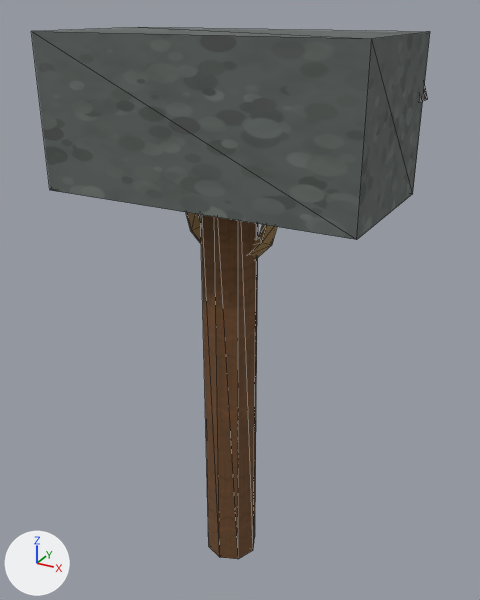
Before and after pictures for a commit that changed the OBJ model Assets/ProjectOEN/ProductionArt/Meshes/props_tools/pr-017_tool_hammer_mallet__worn.obj.
Both versions are drawn from a 50 mm lens placed at (0.479, -0.839, 0.919), pointed at (0.004, 0.024, 0.488). Arrows for +X, +Y and +Z are at lower left; the lights stay in place. The older version comes first. Mesh edges are drawn as thin lines. Where no turn or scale is listed for an object, it has been applied to the vertices. Vertices at exactly the same position are counted once.

The older version as bpy lines, for what is in view:
```python
me_pr_017_tool_hammer_mallet__worn = bpy.data.meshes.new('pr-017_tool_hammer_mallet__worn')
me_pr_017_tool_hammer_mallet__worn.from_pydata(...)  # 82 vertices, 152 faces; spans x -0.24..0.242, y -0.12..0.138, z 0.0..0.89
# faces by material slot: [32, 12, 96, 12]
me_pr_017_tool_hammer_mallet__worn.materials.append(mat_wood)  # picture img_wood_albedo_png
me_pr_017_tool_hammer_mallet__worn.materials.append(mat_stone)  # picture img_stone_albedo_png
me_pr_017_tool_hammer_mallet__worn.materials.append(mat_rope)  # picture img_rope_albedo_png
me_pr_017_tool_hammer_mallet__worn.materials.append(mat_char)  # picture img_char_albedo_png
ob_pr_017_tool_hammer_mallet__worn = bpy.data.objects.new('pr-017_tool_hammer_mallet__worn', me_pr_017_tool_hammer_mallet__worn)
ob_pr_017_tool_hammer_mallet__worn.location = (0.0, 0.0, 0.0)
```
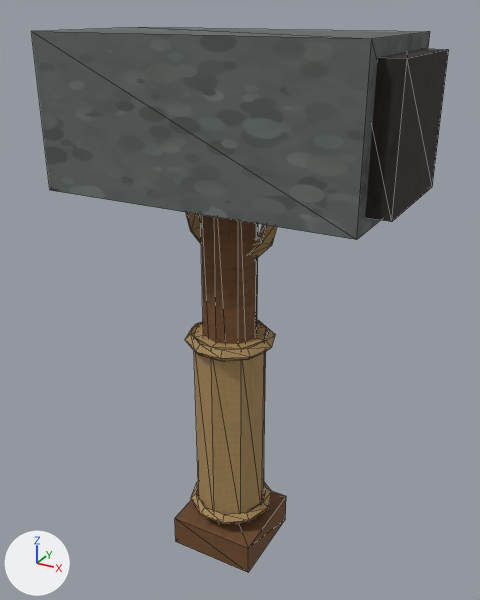
Diff of the bpy script that builds the scene:
```diff
--- a/Assets/ProjectOEN/ProductionArt/Meshes/props_tools/pr-017_tool_hammer_mallet__worn.obj.py
+++ b/Assets/ProjectOEN/ProductionArt/Meshes/props_tools/pr-017_tool_hammer_mallet__worn.obj.py
@@ me_pr_017_tool_hammer_mallet__worn @@
 # used by ob_pr_017_tool_hammer_mallet__worn; location = (0.0, 0.0, 0.0)
-me_pr_017_tool_hammer_mallet__worn.from_pydata(...)  # 82 vertices, 152 faces; spans x -0.24..0.242, y -0.12..0.138, z 0.0..0.89
+me_pr_017_tool_hammer_mallet__worn.from_pydata(...)  # 196 vertices, 368 faces; spans x -0.24..0.273, y -0.12..0.138, z 0.0..0.89
+# me_pr_017_tool_hammer_mallet__worn part 1: a new loose piece, an 8-sided cylinder along z spanning x -0.061..0.061, y -0.061..0.061, z 0.1..0.44, in mat_rope (picture img_rope_albedo_png)
+# me_pr_017_tool_hammer_mallet__worn part 2: a new loose piece, a box spanning x -0.075..0.075, y -0.075..0.075, z 0.027..0.083, in mat_wood (picture img_wood_albedo_png)
+# me_pr_017_tool_hammer_mallet__worn part 3: a new loose piece, a box spanning x 0.218..0.273, y -0.095..0.095, z 0.69..0.87, in mat_char (picture img_char_albedo_png)
+# me_pr_017_tool_hammer_mallet__worn part 4: a new loose piece of 40 vertices spanning x -0.074..0.074, y -0.07..0.07, z 0.1..0.12, in mat_rope (picture img_rope_albedo_png)
+# me_pr_017_tool_hammer_mallet__worn part 5: a new loose piece of 40 vertices spanning x -0.074..0.074, y -0.07..0.07, z 0.42..0.44, in mat_rope (picture img_rope_albedo_png)
 me_pr_017_tool_hammer_mallet__worn.materials.append(mat_wood)
```

Boxes [x1, y1, x2, y2] around the edits, measured in the pictures (480 x 600 px):
'pr-017_tool_hammer_mallet__worn', reshaped: before [31, 27, 430, 559]; after [31, 27, 448, 572]
part 1 of me_pr_017_tool_hammer_mallet__worn, added (brown): after [194, 322, 266, 515]
part 2 of me_pr_017_tool_hammer_mallet__worn, added (brown): after [175, 491, 286, 572]
part 3 of me_pr_017_tool_hammer_mallet__worn, added: after [365, 49, 448, 222]
part 4 of me_pr_017_tool_hammer_mallet__worn, added (brown): after [191, 482, 272, 524]
part 5 of me_pr_017_tool_hammer_mallet__worn, added (brown): after [185, 320, 275, 362]
